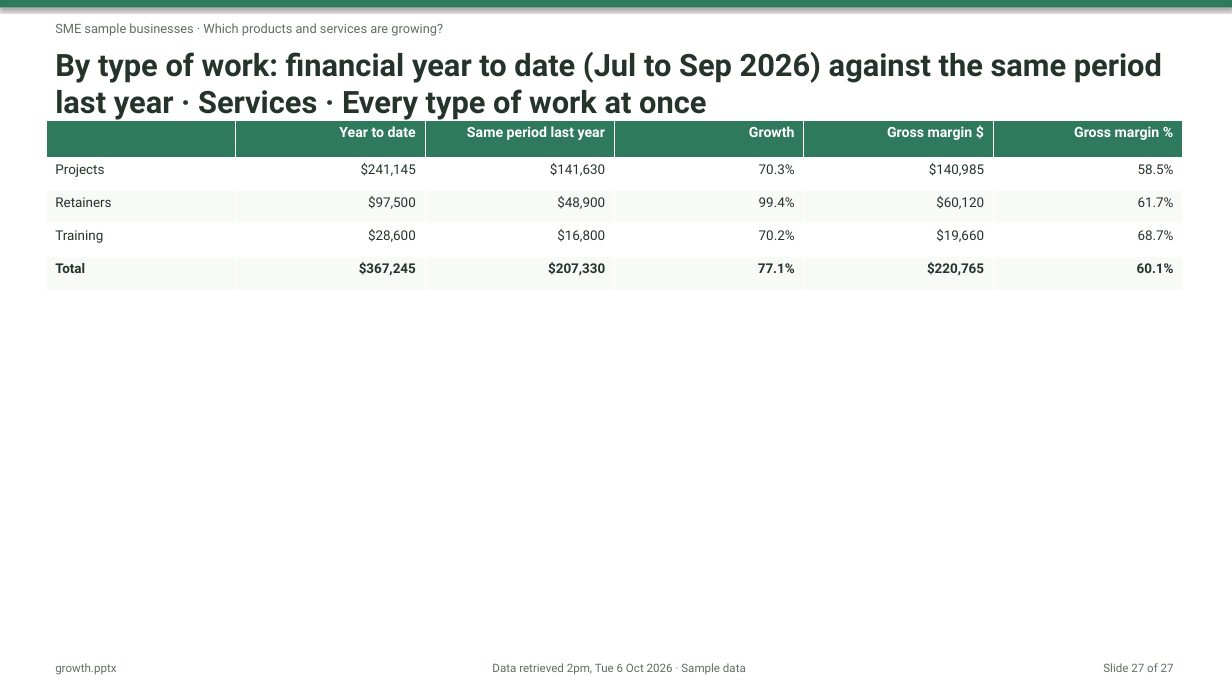
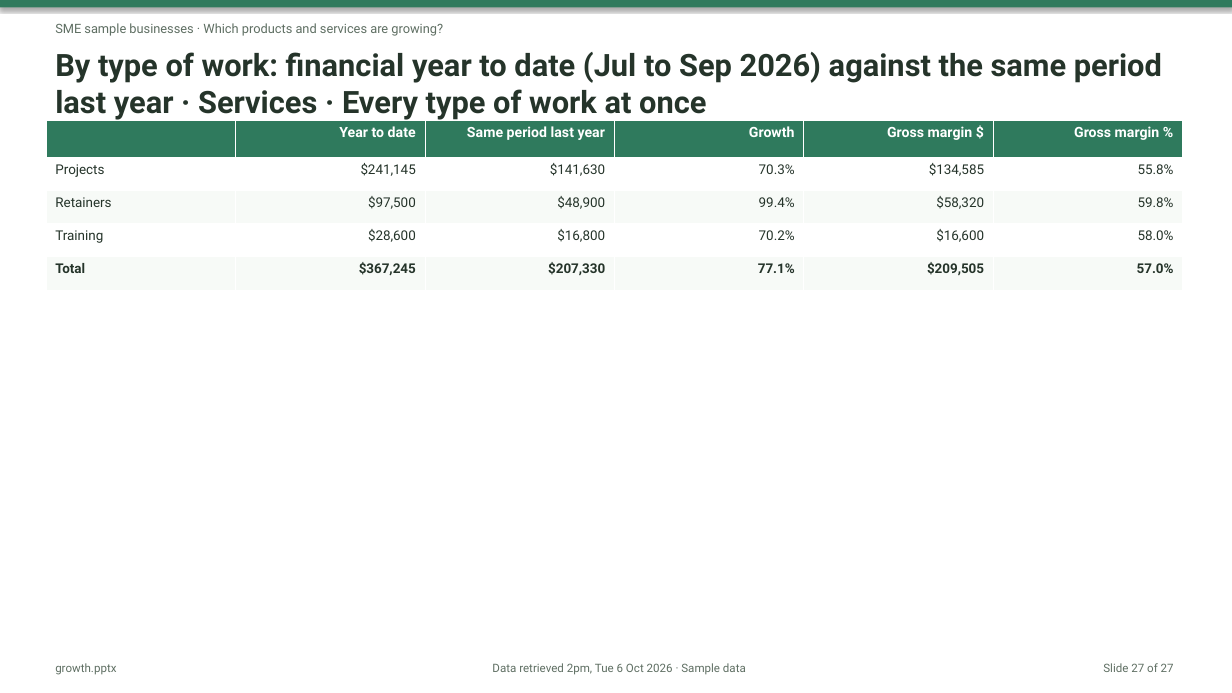
Before and after one commit to nnbooth/3sheets, a slide deck: slide 27 of media/exports/reports/2026-09/growth.pptx. Drawn at 1232x693 pixels with LibreOffice and Linux fonts; fonts in the diff are those of the drawing. Boxes give left, top, right and bottom in pixels: in the first picture for what was removed or moved away, otherwise in the second. Text is boxed around its words. In the diff, an @@ line names an element or a change of style, - is before the commit and + after.

```diff
--- a/media/exports/reports/2026-09/growth.pptx
+++ b/media/exports/reports/2026-09/growth.pptx
@@ table at (x1=46, y1=120, x2=1183, y2=287) @@
-row 2, column 5: $140,985
+row 2, column 5: $134,585
-row 2, column 6: 58.5%
+row 2, column 6: 55.8%
-row 3, column 5: $60,120
+row 3, column 5: $58,320
-row 3, column 6: 61.7%
+row 3, column 6: 59.8%
-row 4, column 5: $19,660
+row 4, column 5: $16,600
-row 4, column 6: 68.7%
+row 4, column 6: 58.0%
-row 5, column 5: $220,765
+row 5, column 5: $209,505
-row 5, column 6: 60.1%
+row 5, column 6: 57.0%
```
Also in this commit, not shown: 10 other slides changed, 44 other files.
